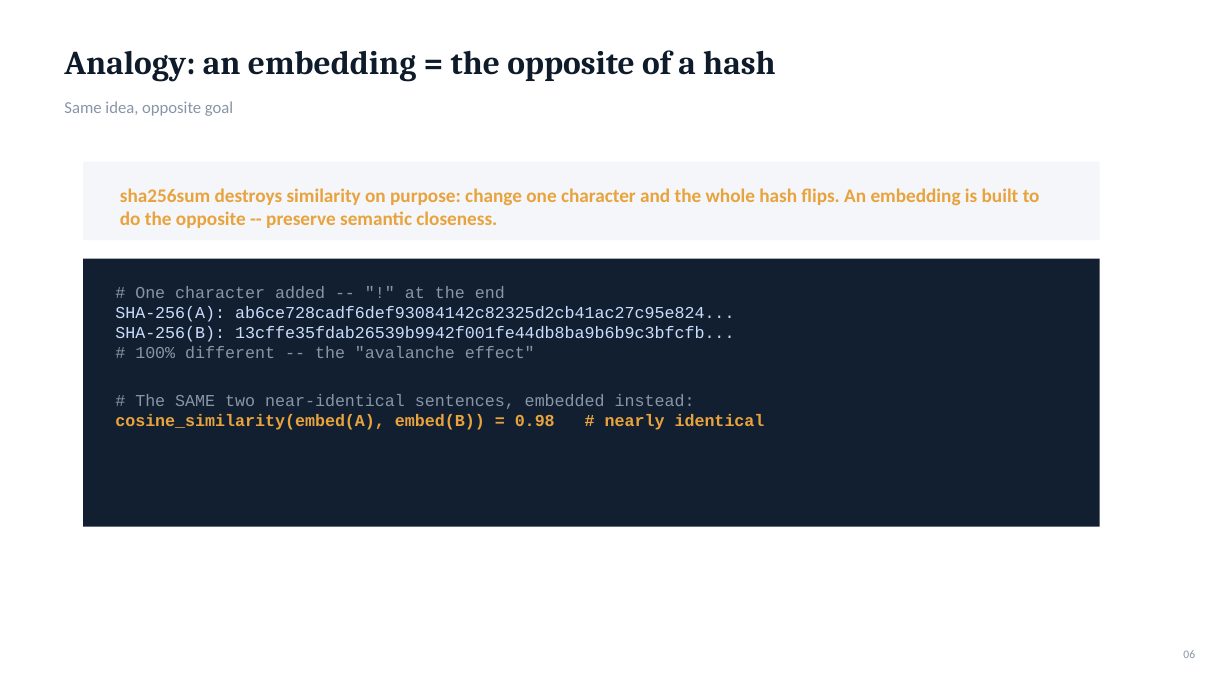
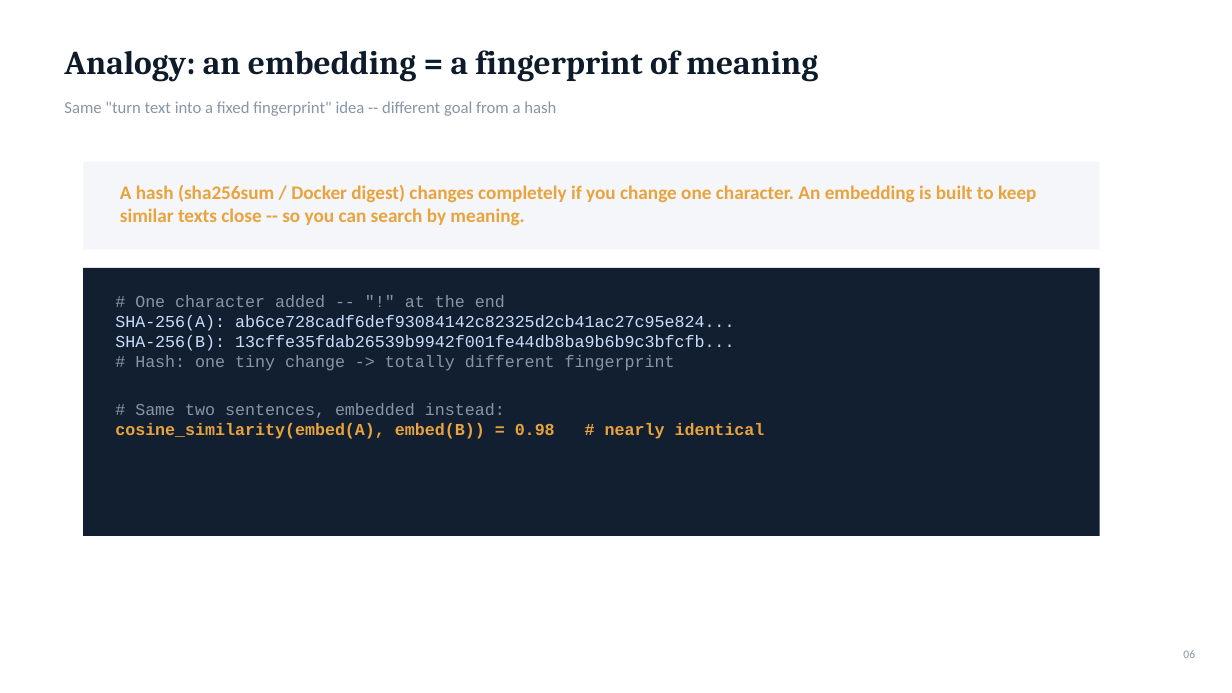
Before and after one commit to mayurb99/Agentic-AI-Series, a slide deck: slide 6 of lecture2/L2_Embeddings_VectorDatabases_DevOps.pptx. Drawn at 1232x693 pixels with LibreOffice and Linux fonts; fonts in the diff are those of the drawing. Boxes give left, top, right and bottom in pixels: in the first picture for what was removed or moved away, otherwise in the second. Text is boxed around its words. In the diff, an @@ line names an element or a change of style, - is before the commit and + after.

```diff
--- a/lecture2/L2_Embeddings_VectorDatabases_DevOps.pptx
+++ b/lecture2/L2_Embeddings_VectorDatabases_DevOps.pptx
@@ text at <box>64,50,818,82</box>: text changed @@
-Analogy: an embedding = the opposite of a hash
+Analogy: an embedding = a fingerprint of meaning
@@ text at <box>64,101,556,116</box>: text changed @@
-Same idea, opposite goal
+Same "turn text into a fixed fingerprint" idea -- different goal from a hash
@@ rectangle: place and size @@
-rectangle at <box>83,162,1100,240</box>
+rectangle at <box>83,162,1100,250</box>
@@ text at <box>120,185,1036,226</box>: text changed @@
-sha256sum destroys similarity on purpose: change one character and the whole hash flips. An embedding is built to do the opposite -- preserve semantic closeness.
+A hash (sha256sum / Docker digest) changes completely if you change one character. An embedding is built to keep similar texts close -- so you can search by meaning.
@@ rectangle: place and size @@
-rectangle at <box>83,259,1100,527</box>
+rectangle at <box>83,268,1100,536</box>
@@ text "# One character added -- ...": place and size @@
-text "# One character added -- ..." at <box>115,286,765,430</box>
+text "# One character added -- ..." at <box>115,295,765,439</box>
@@ text at <box>135,355,675,418</box>: text changed @@
-# 100% different -- the "avalanche effect"
-# The SAME two near-identical sentences, embedded instead:
+# Hash: one tiny change -> totally different fingerprint
+# Same two sentences, embedded instead:
```
Also in this commit, not shown: 18 other slides changed, 3 slides added, 3 slides removed, 3 other files.
